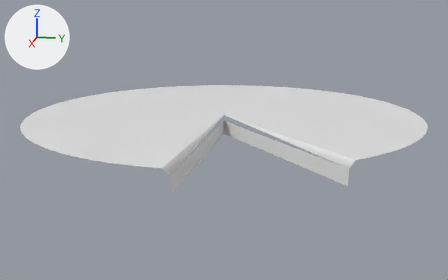
An edit to the OBJ model Assets/Models/Slice89.obj, drawn before and after from the same camera.
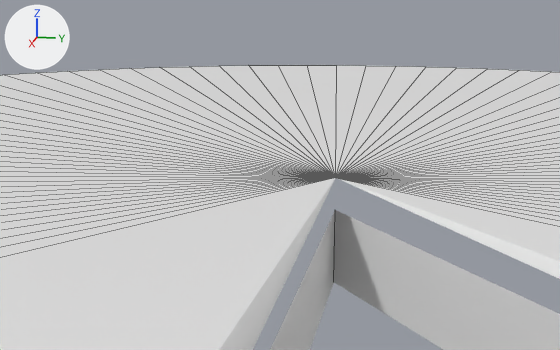
Each version appears first whole from a 50 mm lens placed at (3.083, 0.616, 0.637), pointed at (0.019, 0.004, -0.129), and next in a close-up from a 50 mm lens placed at (0.674, 0.084, 0.168), pointed at (0.002, -0.05, 0.001). Every picture has the same lights, and +X, +Y and +Z are marked at upper left. The close-ups show mesh edges as thin lines. Where no turn or scale is listed for an object, it has been applied to the vertices.

Before the edit, the objects in view are built like this:
```python
me_slice89 = bpy.data.meshes.new('Slice89')
me_slice89.from_pydata(...)  # 97 vertices, 93 faces; spans x -1.0..1.0, y -1.0..1.0, z -0.1..0.0
# before: 0 (0.0, 0.0, 0.0) at pixel (335, 177), 2 (1.0, 0.0, -0.03), 92 (0.77, 0.64, -0.03), 93 (0.0, 0.0, -0.1) at pixel (333, 282), 94 (0.0, 0.0, -0.03) at pixel (335, 209)
# before: 95 (1.0, 0.0, -0.1), 96 (0.77, 0.64, -0.1)
ob_slice89 = bpy.data.objects.new('Slice89', me_slice89)
ob_slice89.location = (0.0, 0.0, 0.0)
```
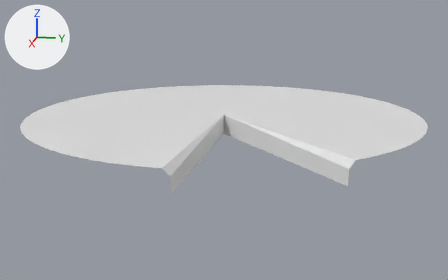
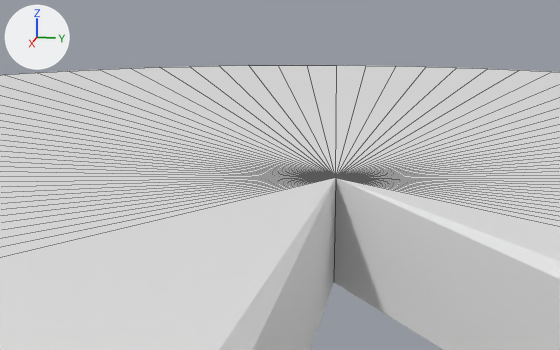
What the commit changed:
me_slice89 has 97 vertices, 93 faces and spans x -1.0..1.0, y -1.0..1.0, z -0.1..0.0.
me_slice89 is used by ob_slice89; location (0.0, 0.0, 0.0).
Verts and faces of me_slice89; kept vertices keep their numbers, new ones are numbered from 97.
Part 1, on me_slice89:
Vertices deleted: 94 (with the faces that use them).
New faces: (0, 2, 95, 93), (0, 93, 96, 92).

Location of each change, [x1, y1, x2, y2] in pixels of the close-ups (560 x 350 px; the box of a moved part takes in the faces that stretch with it):
part 1 of me_slice89, moved or reshaped
    before: [270, 210, 560, 350]
    after: [253, 178, 560, 350]
